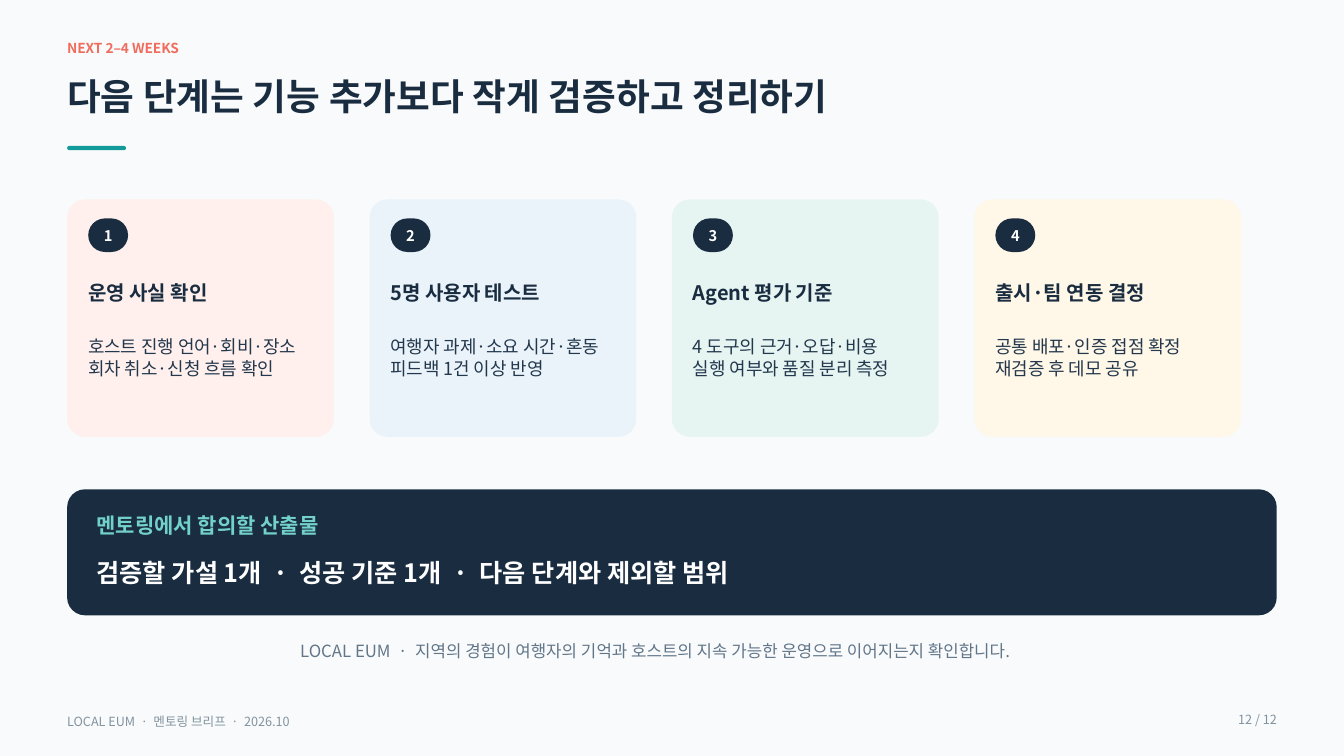
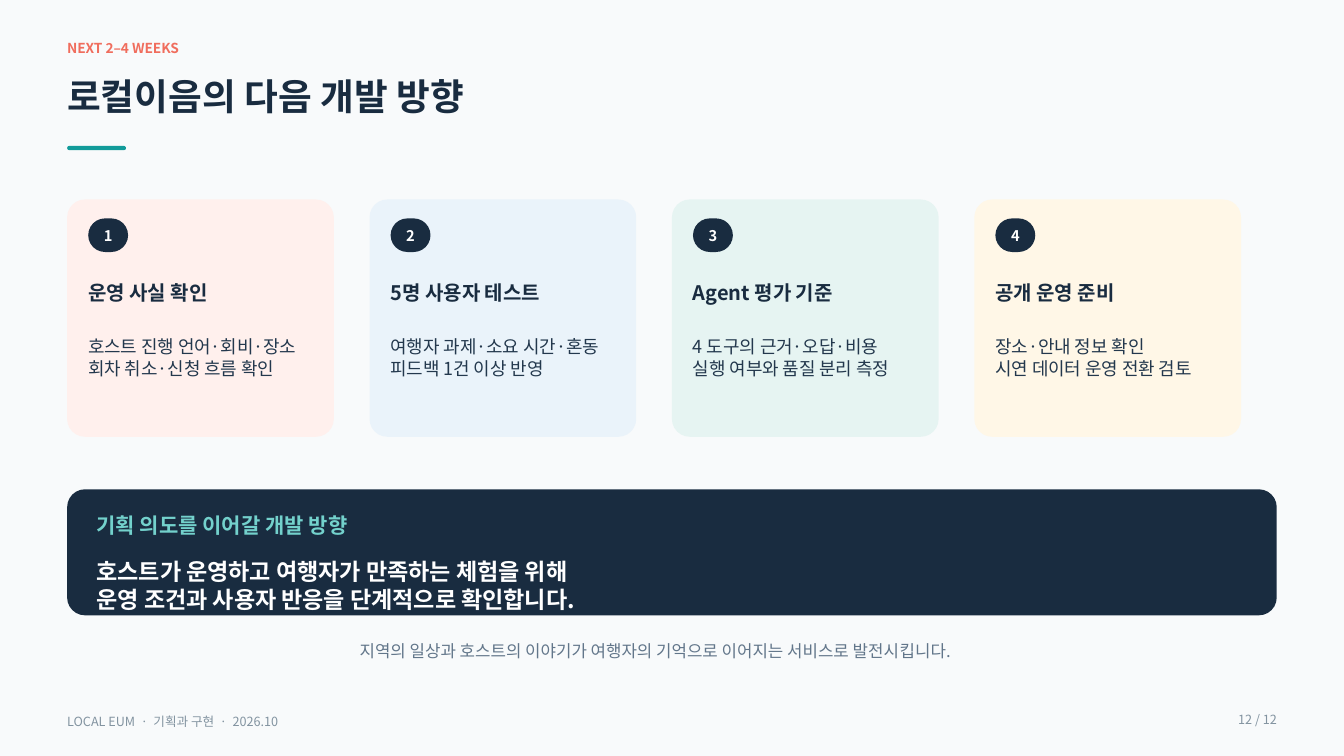
Before and after one commit to inyoung7-lab/AI-Travel-Planner, a slide deck: slide 12 of docs/local-eum/mentoring/LOCAL_EUM_MENTORING.pptx. Drawn at 1344x756 pixels with LibreOffice and Linux fonts; fonts in the diff are those of the drawing. Boxes give left, top, right and bottom in pixels: in the first picture for what was removed or moved away, otherwise in the second. Text is boxed around its words. In the diff, an @@ line names an element or a change of style, - is before the commit and + after.

Commit message:
docs(local-eum): center mentoring deck on product intent

```diff
--- a/docs/local-eum/mentoring/LOCAL_EUM_MENTORING.pptx
+++ b/docs/local-eum/mentoring/LOCAL_EUM_MENTORING.pptx
@@ text at bbox=[67, 79, 464, 114]: text changed @@
-다음 단계는 기능 추가보다 작게 검증하고 정리하기
+로컬이음의 다음 개발 방향
@@ text at bbox=[995, 283, 1115, 302]: text changed @@
-출시·팀 연동 결정
+공개 운영 준비
@@ text at bbox=[995, 338, 1192, 377]: text changed @@
-공통 배포·인증 접점 확정
-재검증 후 데모 공유
+장소·안내 정보 확인
+시연 데이터 운영 전환 검토
@@ text at bbox=[97, 515, 348, 535]: text changed @@
-멘토링에서 합의할 산출물
+기획 의도를 이어갈 개발 방향
@@ text at bbox=[97, 560, 574, 610]: text changed; size 18 to 16.5 pt @@
-검증할 가설 1개 · 성공 기준 1개 · 다음 단계와 제외할 범위
+호스트가 운영하고 여행자가 만족하는 체험을 위해
+운영 조건과 사용자 반응을 단계적으로 확인합니다.
@@ text at bbox=[360, 643, 951, 659]: text changed @@
-LOCAL EUM · 지역의 경험이 여행자의 기억과 호스트의 지속 가능한 운영으로 이어지는지 확인합니다.
+지역의 일상과 호스트의 이야기가 여행자의 기억으로 이어지는 서비스로 발전시킵니다.
@@ text at bbox=[67, 715, 278, 727]: text changed @@
-LOCAL EUM · 멘토링 브리프 · 2026.10
+LOCAL EUM · 기획과 구현 · 2026.10
```
Also in this commit, not shown: 10 other slides changed, 1 slide added, 1 slide removed, 7 other files.
